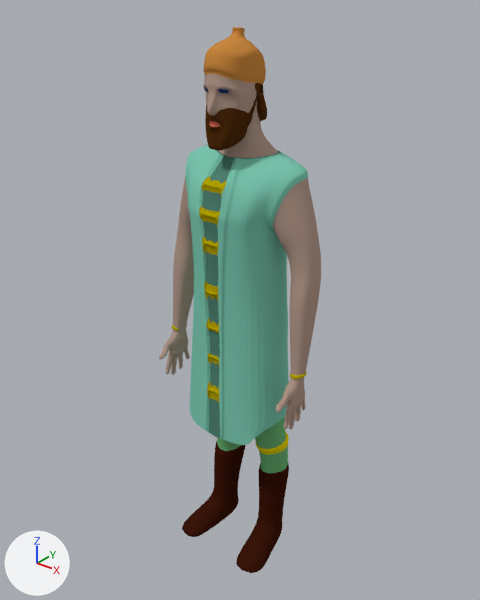
Renders of the Blender file RTS Dev Project/Assets/Models/Characters/babylonians/babylonians_knight.blend from each side of a commit.
Both versions are drawn from a camera (50 mm lens) standing at (3.81, -4.71, 6.06) and looking at (-0.06, 0.13, 3.06). Every picture has the same lights, and +X, +Y and +Z are marked at lower left.

The older version as bpy lines, for what is in view:
```python
mat_pantalons = diffuse_material('Pantalons')
mat_pantalons.base_color = (0.144, 0.439, 0.169)  # green #6ab172
mat_pell = diffuse_material('Pell')
mat_pell.base_color = (0.439, 0.306, 0.248)  # beige #b19689
mat_shirt = diffuse_material('Shirt')
mat_shirt.base_color = (0.0802, 0.223, 0.168)  # green #508272
mat_vestit = diffuse_material('Vestit')
mat_vestit.base_color = (0.203, 0.581, 0.441)  # green #7cc9b1
me_human_001 = bpy.data.meshes.new('human.001')
me_human_001.from_pydata(...)  # 1174 vertices, 1121 faces; spans x 0.0..2.6, y -1.4..1.5, z -8.2..8.4
me_human_001.materials.append(mat_barret)  # orange #c9873f
me_human_001.materials.append(mat_barba)  # brown #502d0f
me_human_001.materials.append(mat_vestit)  # green #7cc9b1
me_human_001.materials.append(mat_llavis)  # red #cf6957
me_human_001.materials.append(mat_pell)  # beige #b19689
me_human_001.materials.append(mat_pantalons)  # green #6ab172
me_human_001.materials.append(mat_botes)  # brown #3b170b
me_human_001.materials.append(mat_cinta_genolls)  # yellow #e7d100
me_human_001.materials.append(mat_cinta_mans)  # yellow #b7a500
me_human_001.materials.append(mat_cabells)  # brown #321c09
me_human_001.materials.append(mat_inside_eye)  # dark blue #253f70
me_human_001.materials.append(mat_outside_eye)  # brown #a58c88
me_human_001.materials.append(mat_shirt)  # green #508272
me_human_001.materials.append(mat_jacket_details)  # yellow #b3a201
ob_human = bpy.data.objects.new('human', me_human_001)
ob_human.location = (0.0, 0.0, 2.8)
ob_human.scale = (0.344, 0.344, 0.344)
_m = ob_human.modifiers.new('Mirror', 'MIRROR')
_m.use_clip = True
_m = ob_human.modifiers.new('Subsurf', 'SUBSURF')
```
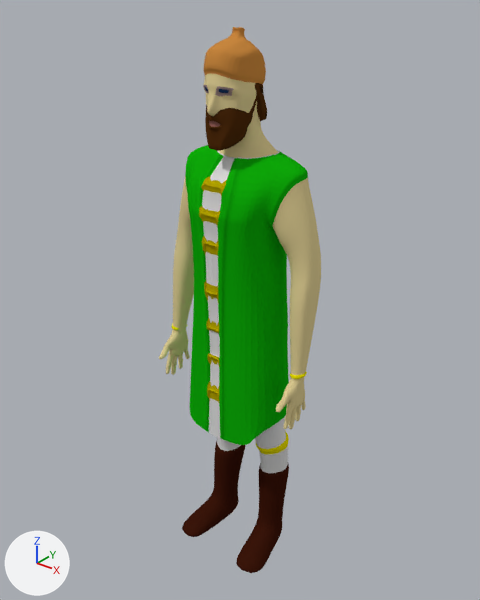
Commit message: model color standarization

Changed parts and their boxes [x1, y1, x2, y2] in the pictures (480 x 600 px):
'human', recoloured: [159, 71, 321, 477] in both

The change, as a list of edits to the scene's bpy script:
```text
Change mat_vestit:
    mat_vestit.base_color: (0.203, 0.581, 0.441) -> (0.005, 0.423, 0.003)  # green #7cc9b1 -> green #10ae0a
Change mat_pell:
    mat_pell.base_color: (0.439, 0.306, 0.248) -> (0.738, 0.617, 0.296)  # beige #b19688 -> beige #dfce94
Change mat_pantalons:
    mat_pantalons.base_color: (0.144, 0.439, 0.169) -> (0.708, 0.708, 0.708)  # green #6ab172 -> light grey #dbdbdb
Change mat_shirt:
    mat_shirt.base_color: (0.0802, 0.223, 0.168) -> (0.708, 0.708, 0.708)  # green #508272 -> light grey #dbdbdb
```
